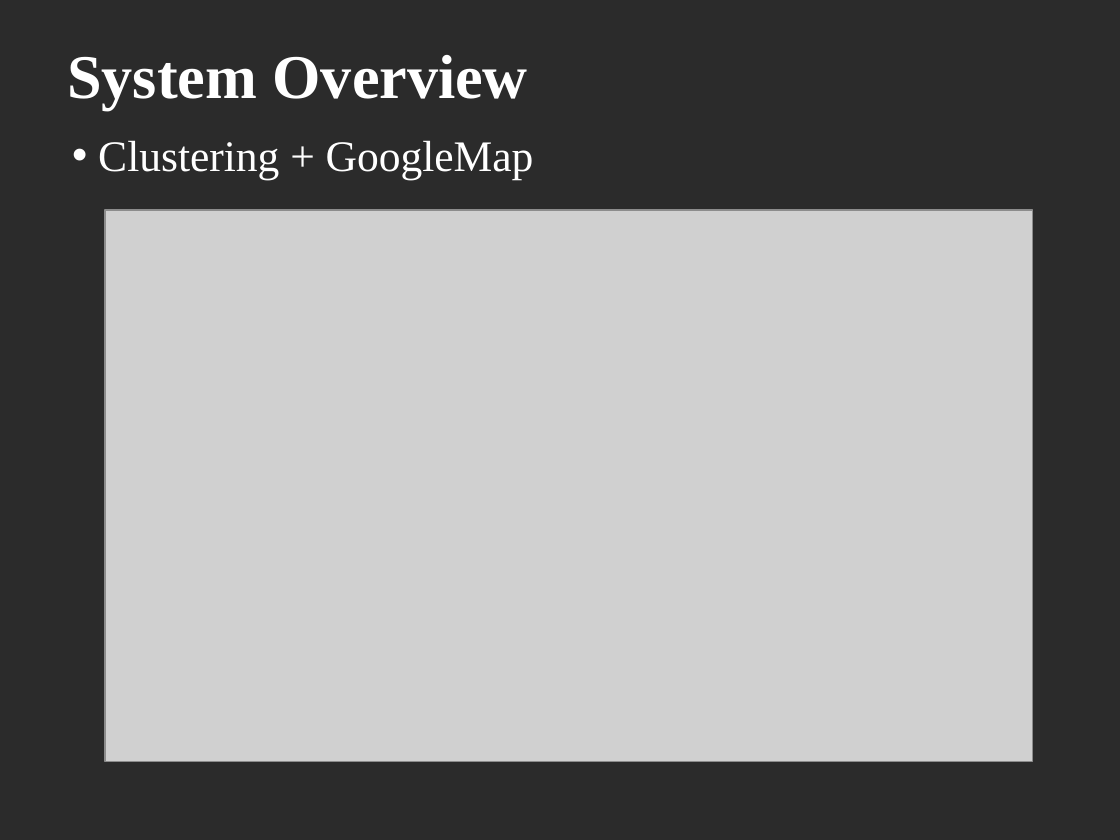
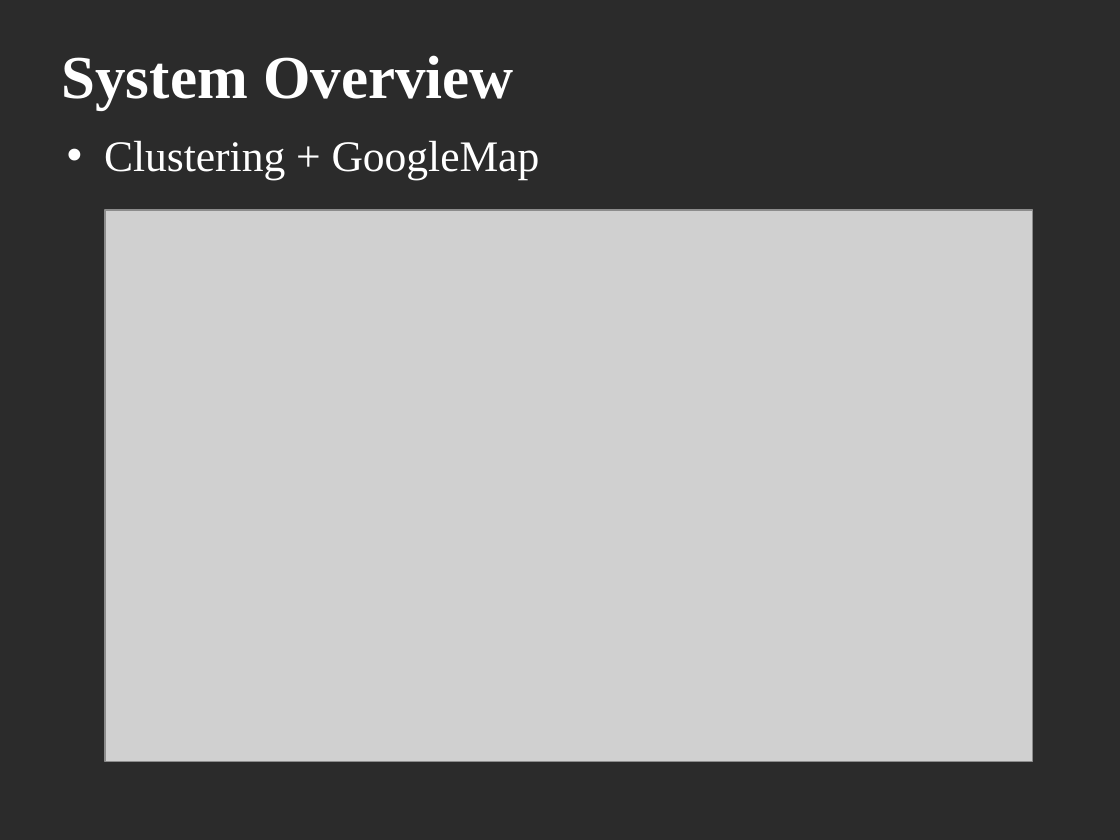
Before and after one commit to raynald/ETH_BBBigData, a slide deck: slide 2 of report/Milestone 2.pptx. Drawn at 1120x840 pixels with LibreOffice and Linux fonts; fonts in the diff are those of the drawing; grey boxes stand for pictures; background and template pictures are left out; a plain dark background stands for a picture behind light text. Boxes give left, top, right and bottom in pixels: in the first picture for what was removed or moved away, otherwise in the second. Text is boxed around its words. In the diff, an @@ line names an element or a change of style, - is before the commit and + after.

Commit message:
ppt update

```diff
--- a/report/Milestone 2.pptx
+++ b/report/Milestone 2.pptx
@@ title "System Overview" at box(62, 55, 514, 110): size 40 to 39.2 pt @@
@@ text "Clustering + GoogleMap": place and size @@
-text "Clustering + GoogleMap" at box(98, 140, 534, 180)
+text "Clustering + GoogleMap" at box(104, 140, 540, 180)
```
Also in this commit, not shown: 6 other slides changed, 1 slide added, 1 slide removed.
